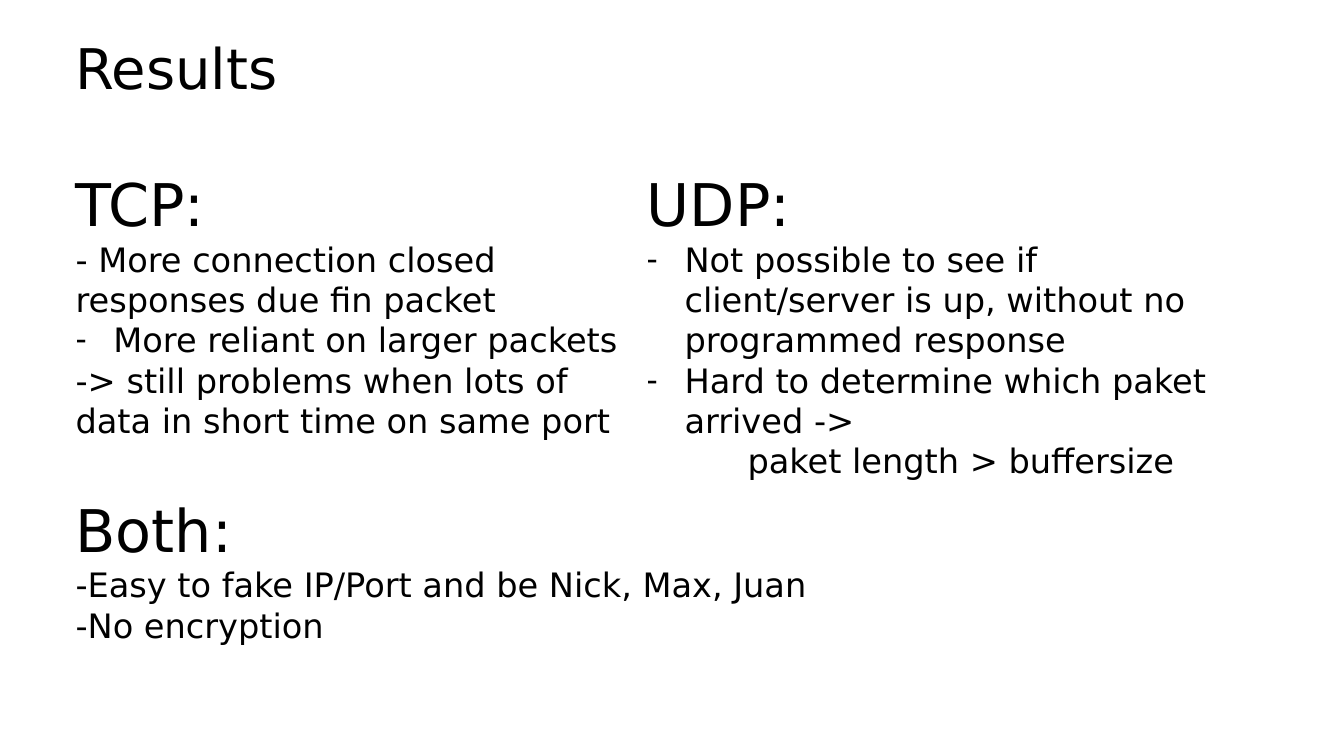
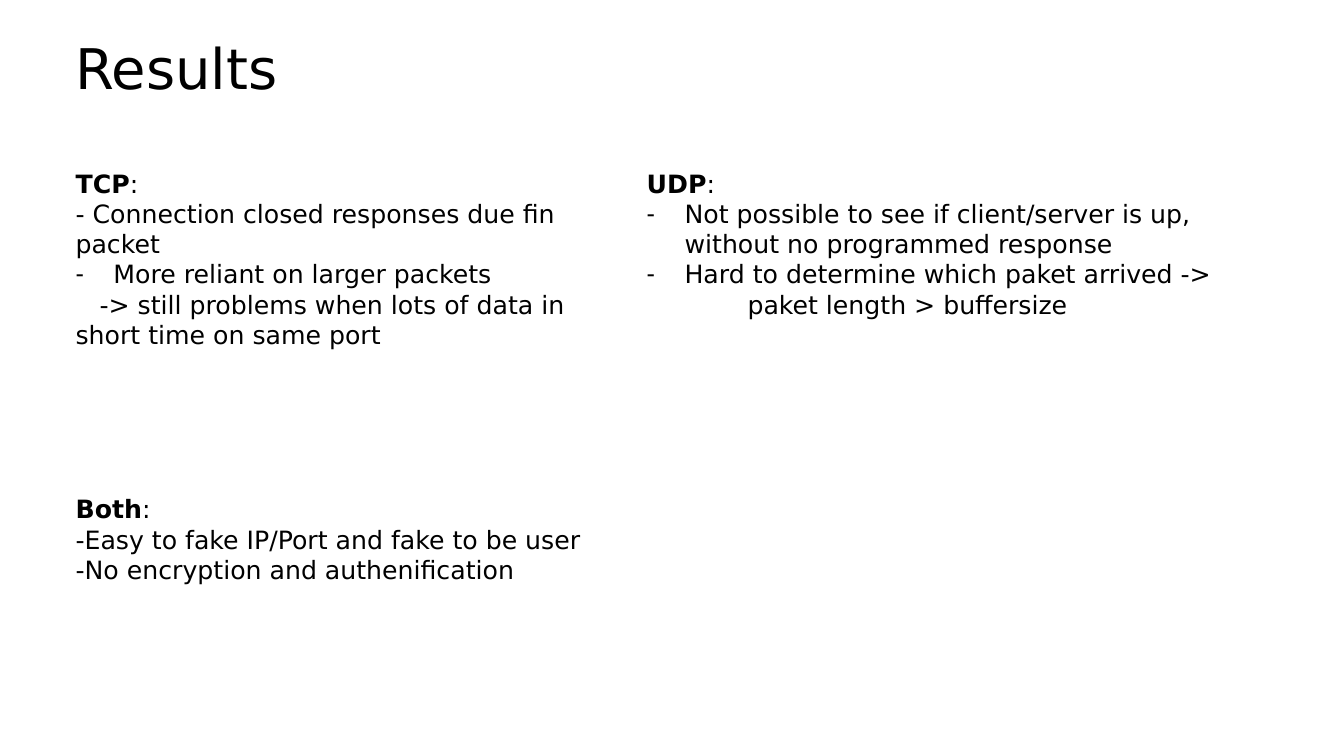
Before and after one commit to nconrad841/ConfiguracionDeServicios, a slide deck: slide 12 of Presentacion_2022_07_14.pptx (slide 10 before the commit). Drawn at 1344x756 pixels with LibreOffice and Linux fonts; fonts in the diff are those of the drawing; background and template pictures are left out. Boxes give left, top, right and bottom in pixels: in the first picture for what was removed or moved away, otherwise in the second. Text is boxed around its words. In the diff, an @@ line names an element or a change of style, - is before the commit and + after.

Commit message:
updated ppt

```diff
--- a/Presentacion_2022_07_14.pptx
+++ b/Presentacion_2022_07_14.pptx
@@ subtitle at (76,174,564,350): size 42 to 18 pt, bold on in "TCP:"; size 24 to 18 pt in "More reliant on larger packets", "-> still problems when lots of data ..." @@
@@ text "UDP:" at (647,174,1190,320): size 42 to 18 pt, bold on in "UDP:"; size 24 to 18 pt @@
@@ subtitle at (76,204,555,259): text changed; size 24 to 18 pt @@
-- More connection closed responses due fin packet
+- Connection closed responses due fin packet
@@ text at (76,499,151,519): size 42 to 18 pt, bold on in "Both:" @@
@@ text at (76,530,580,585): text changed; size 24 to 18 pt @@
--Easy to fake IP/Port and be Nick, Max, Juan
--No encryption
+-Easy to fake IP/Port and fake to be user
+-No encryption and authenification
```
Also in this commit, not shown: 2 other slides changed, 4 slides added, 1 slide removed, 7 other files.
